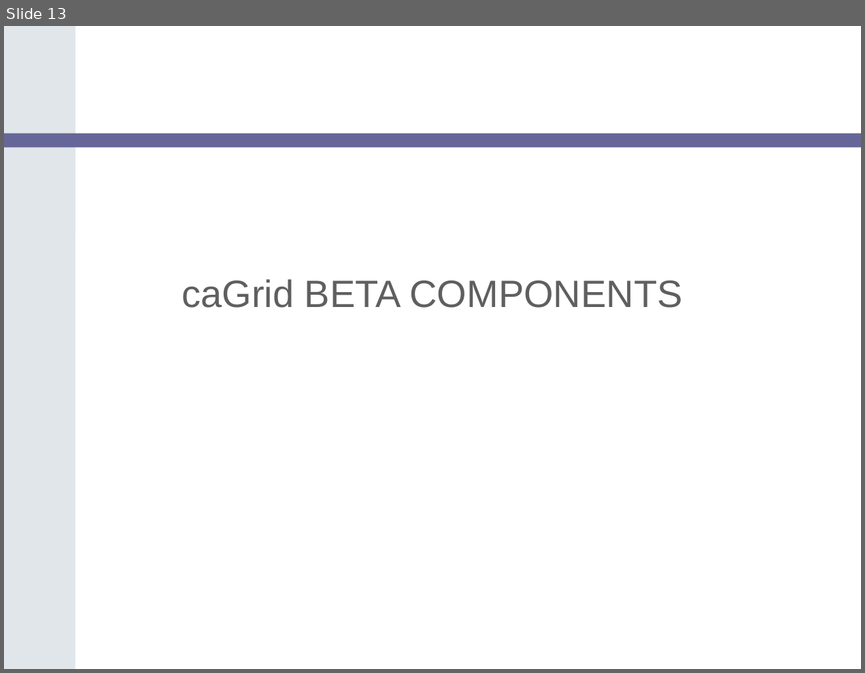
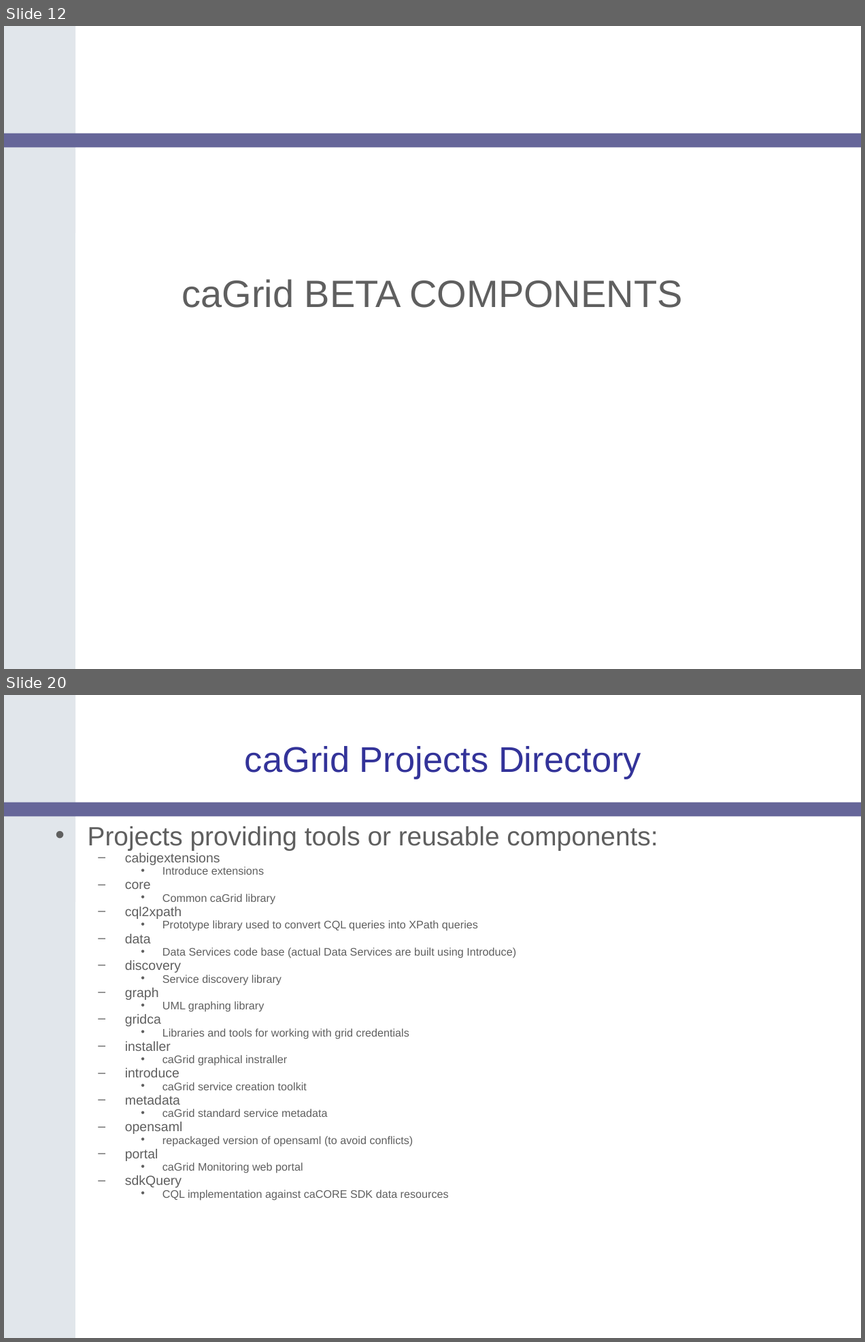
Before and after one commit to NCIP/cagrid-docs, a slide deck: presentations/200607_VCDE_ARCH/caGrid-1.0_Beta_Release.ppt. Shown one above the other, each under a label of ours: slide 13 before the commit, slides 12 and 20 after it; the slides between them are not shown. The pictures are 865x673 and 865x1342 pixels, drawn with LibreOffice and Linux fonts; fonts in the diff are those of the drawing; background and template pictures are left out. Boxes give left, top, right and bottom in pixels: in the first picture for what was removed or moved away, otherwise in the second. Text is boxed around its words. In the diff, an @@ line names an element or a change of style, - is before the commit and + after.

```diff
--- a/presentations/200607_VCDE_ARCH/caGrid-1.0_Beta_Release.ppt
+++ b/presentations/200607_VCDE_ARCH/caGrid-1.0_Beta_Release.ppt
@@ slide 20 added at [4,695,861,1338], background #FFFFFF; not listed: 2 template elements that a slide beside it also shows @@
@@ title added at [245,746,641,779], 30 pt, text #333399 @@
+caGrid Projects Directory
@@ text added at [88,826,657,1200], 9.2 pt, text #5F5F5F @@
+• Projects providing tools or reusable components:
+  – cabigextensions
+    • Introduce extensions
+  – core
+    • Common caGrid library
+  – cql2xpath
+    • Prototype library used to convert CQL queries into XPath queries
+  – data
+    • Data Services code base (actual Data Services are built using Introduce)
+  – discovery
+    • Service discovery library
+  – graph
+    • UML graphing library
+  – gridca
+    • Libraries and tools for working with grid credentials
+  – installer
+    • caGrid graphical instraller
+  – introduce
+    • caGrid service creation toolkit
+  – metadata
+    • caGrid standard service metadata
+  – opensaml
+    • repackaged version of opensaml (to avoid conflicts)
+  – portal
+    • caGrid Monitoring web portal
+  – sdkQuery
+    • CQL implementation against caCORE SDK data resources
@@ what was slide 13 is now slide 12 @@
```
Also in this commit, not shown: 5 slides changed, 11 other slides added, 1 slide removed.
